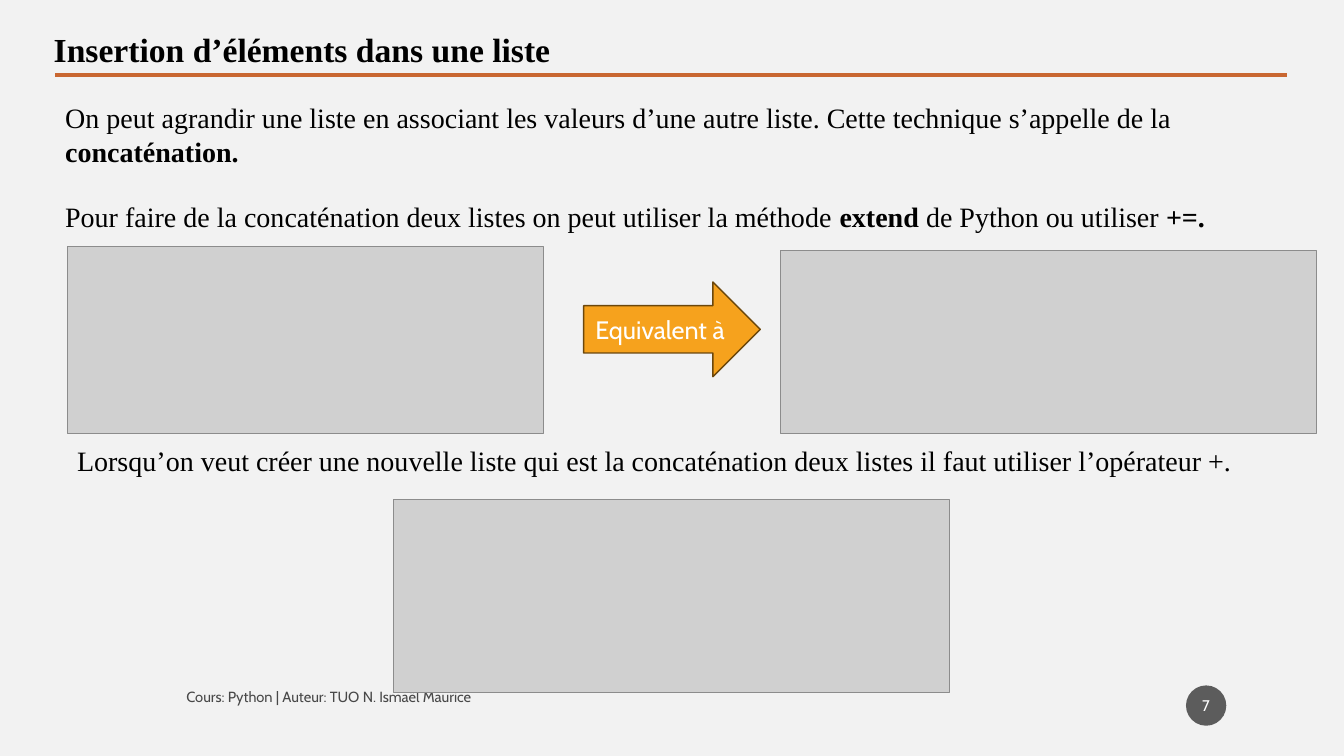
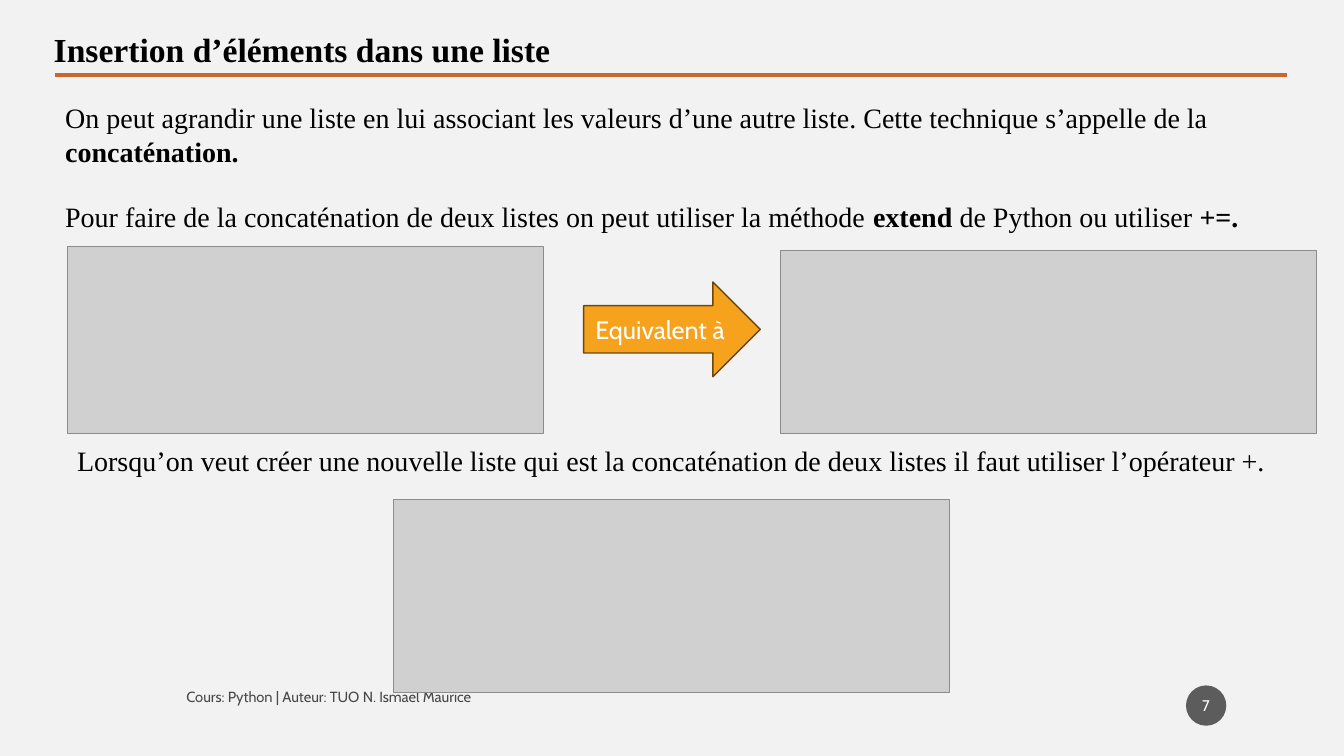
Before and after one commit to tisma95/cours-python, a slide deck: slide 7 of source/Chapitre 9 - Les listes.pptx. Drawn at 1344x756 pixels with LibreOffice and Linux fonts; fonts in the diff are those of the drawing; grey boxes stand for pictures. Boxes give left, top, right and bottom in pixels: in the first picture for what was removed or moved away, otherwise in the second. Text is boxed around its words. In the diff, an @@ line names an element or a change of style, - is before the commit and + after.

Commit message:
Feat (chp9): Chapitre sur les listes
Ajout du parcours, suppression

```diff
--- a/source/Chapitre 9 - Les listes.pptx
+++ b/source/Chapitre 9 - Les listes.pptx
@@ text at (65,108,1207,163): text changed @@
-On peut agrandir une liste en associant les valeurs d’une autre liste. Cette technique s’appelle de la concaténation.
+On peut agrandir une liste en lui associant les valeurs d’une autre liste. Cette technique s’appelle de la concaténation.
@@ text at (65,207,1192,233): text changed @@
-Pour faire de la concaténation deux listes on peut utiliser la méthode extend de Python ou utiliser +=.
+Pour faire de la concaténation de deux listes on peut utiliser la méthode extend de Python ou utiliser +=.
@@ text at (77,451,1235,477): text changed @@
-Lorsqu’on veut créer une nouvelle liste qui est la concaténation deux listes il faut utiliser l’opérateur +.
+Lorsqu’on veut créer une nouvelle liste qui est la concaténation de deux listes il faut utiliser l’opérateur +.
```
Also in this commit, not shown: 6 other slides changed, 3 slides added, 3 other files.
